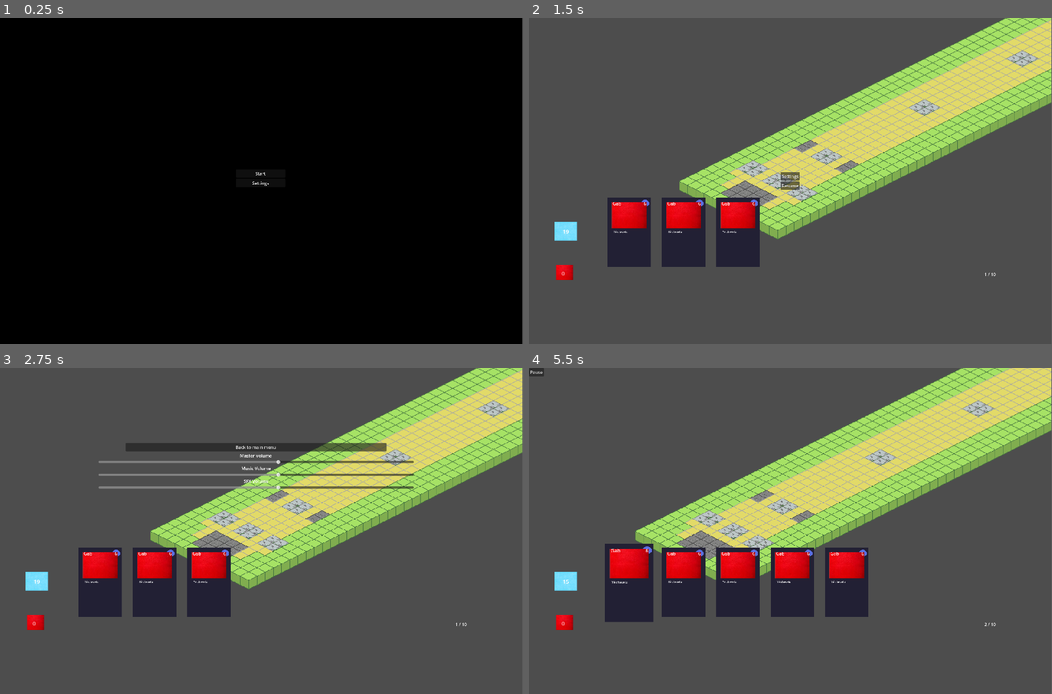
Above: before the commit, frames 1-4 (two rows, left to right).
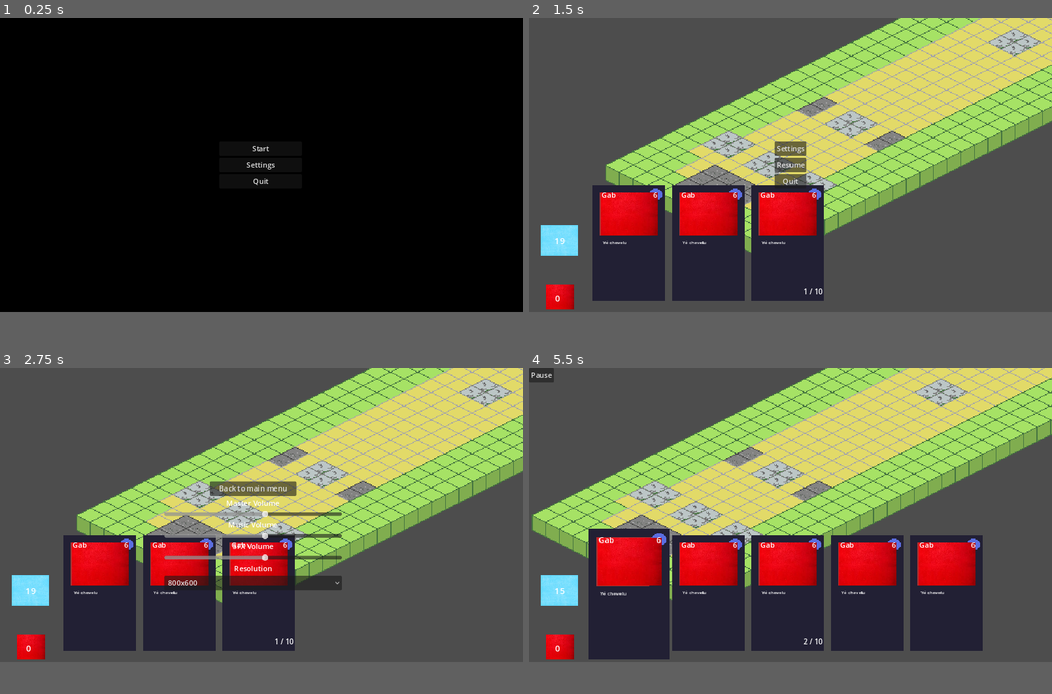
Above: after the commit, the same moments.

Repository: ShroomySquid/LudumDare56
Game: Godot game, scene res://scenes/start_screen.tscn
The game is run twice, just before and just after one commit, with the same random seed, the same clock (stepped at 60 frames per second) and the same inputs.
Inputs (mouse positions are in pixels of both pictures, inside the frame that each line leads up to):
- Up to frame 1 (0.25 s): no input
- Up to frame 2 (1.5 s): click "Start" at 0.5 s; click "Pause" at 1.25 s
- Up to frame 3 (2.75 s): click "Settings" at 2 s
- Up to frame 4 (5.5 s): click (780, 605) at 2.75 s, where only the run after the commit has a clickable "800x600"; click "Back to main menu" at 3.5 s; click "Resume" at 4.25 s; tap Enter at 5 s; move the mouse to (628, 583) at 5.02 s; hold D (right) from 5.03 s (still down); hold B (B) from 5.03 s (still down)
In our replay, the window is 799x499 before the commit and 800x450 after it. These sizes can differ from the game's own. Grey fills any space a smaller window leaves; there, only what the larger window draws over its background counts as a difference.

The runs differ from the first frame. In frame 1, 0.1% of the frame differs, in the area x 47-53%, y 39-52%; in frame 2, 37%; in frame 3, 38%; in frame 4, 47%, in the area x 0-100%, y 0-90%.

Commit message:
fixed somewhat resolution, made game 800x600 by default, added quit option and resolution options

Diff:
--- a/Scripts/card_hand.gd
+++ b/Scripts/card_hand.gd
@@ -39,7 +39,7 @@
 	hand.add_child(new_card)
 	new_card.position = spawn_point.position
 	new_card.position.x += position_decay
-	position_decay += 200
+	position_decay += 175
 	new_card.hand_pos = hand_pos
 	hand_pos += 1
 	render_card(new_card)
--- a/Scripts/game.gd
+++ b/Scripts/game.gd
@@ -1,13 +1,14 @@
 extends Node2D
 
 @onready var is_paused := false
+@onready var settings_on := false
 
 func _ready():
 	$CanvasLayer/MenuContainer.hide()
 	$CanvasLayer/Settings.hide()
 
 func _process(_delta):
-	if Input.is_action_just_pressed("esc"):
+	if Input.is_action_just_pressed("esc") && not settings_on:
 		pause_trigger()
 
 func pause_trigger():
@@ -23,15 +24,22 @@
 		is_paused = true
 
 func _on_pause_btn_pressed():
+	if not settings_on:
 		pause_trigger()
 
 func _on_resume_btn_pressed():
+	if not settings_on:
 		pause_trigger()
 
 func _on_setting_btn_pressed():
+	settings_on = true
 	$CanvasLayer/MenuContainer.hide()
 	$CanvasLayer/Settings.show()
 
 func _on_settings_exit_settings():
+	settings_on = false
 	$CanvasLayer/MenuContainer.show()
 	$CanvasLayer/Settings.hide()
+
+func _on_quit_pressed():
+	get_tree().quit()
--- a/Scripts/settings.gd
+++ b/Scripts/settings.gd
@@ -21,3 +21,11 @@
 
 func _on_main_menu_btn_pressed():
 	exit_settings.emit()
+
+func _on_resolution_dropdown_item_selected(index):
+	if index == 0:
+		DisplayServer.window_set_size(Vector2(1920, 1080))
+	if index == 1:
+		DisplayServer.window_set_size(Vector2(1024, 768))
+	if index == 2:
+		DisplayServer.window_set_size(Vector2(800, 600))
--- a/Scripts/start_screen.gd
+++ b/Scripts/start_screen.gd
@@ -5,6 +5,7 @@
 @onready var menu = $CanvasLayer/MenuContainer
 
 func _ready():
+	DisplayServer.window_set_size(Vector2(800, 600))
 	settings.hide()
 
 func _process(_delta):
@@ -20,3 +21,6 @@
 func _on_settings_exit_settings():
 	menu.show()
 	settings.hide()
+
+func _on_quit_pressed():
+	get_tree().quit()
--- a/project.godot
+++ b/project.godot
@@ -21,8 +21,7 @@
 
 [display]
 
-window/size/viewport_width=1920
-window/size/viewport_height=1200
+window/stretch/mode="canvas_items"
 
 [input]
 
--- a/scenes/card_UI.tscn
+++ b/scenes/card_UI.tscn
@@ -9,15 +9,15 @@
 script = ExtResource("1_kdiqq")
 
 [node name="SpawnPoint" type="Marker2D" parent="."]
-position = Vector2(367, 771)
+position = Vector2(218, 413)
 
 [node name="CardHand" type="Node2D" parent="."]
 
 [node name="Deck" parent="." instance=ExtResource("2_vicgh")]
-position = Vector2(135, 784)
+position = Vector2(66, 424)
 
 [node name="DiscardPile" parent="." instance=ExtResource("3_kw6kb")]
-position = Vector2(131, 938)
+position = Vector2(67, 551)
 
 [node name="Mana" parent="." instance=ExtResource("4_66u4a")]
-position = Vector2(1674, 932)
+position = Vector2(603, 526)
--- a/scenes/game.tscn
+++ b/scenes/game.tscn
@@ -1,11 +1,10 @@
-[gd_scene load_steps=7 format=3 uid="uid://cubm8ayprtkdv"]
+[gd_scene load_steps=6 format=3 uid="uid://cubm8ayprtkdv"]
 
 [ext_resource type="Script" path="res://Scripts/game.gd" id="1_6a6vw"]
 [ext_resource type="PackedScene" uid="uid://bwrhsav1b6hkf" path="res://scenes/settings.tscn" id="2_2jvls"]
 [ext_resource type="Script" path="res://Scripts/player_camera.gd" id="2_47ctw"]
 [ext_resource type="PackedScene" uid="uid://b7wxcfyqsfdki" path="res://single_lane.tscn" id="3_00exx"]
 [ext_resource type="PackedScene" uid="uid://bbb7x8iedogb0" path="res://scenes/card_UI.tscn" id="4_okrk5"]
-[ext_resource type="Script" path="res://scripts/creature_container.gd" id="6_i0m7s"]
 
 [node name="Game" type="Node2D"]
 y_sort_enabled = true
@@ -17,6 +16,9 @@
 script = ExtResource("2_47ctw")
 
 [node name="CanvasLayer" type="CanvasLayer" parent="."]
+
+[node name="CardUI" parent="CanvasLayer" instance=ExtResource("4_okrk5")]
+position = Vector2(1, 65)
 
 [node name="PauseBtn" type="Button" parent="CanvasLayer"]
 offset_right = 53.0
@@ -47,6 +49,10 @@
 layout_mode = 2
 text = "Resume"
 
+[node name="Quit" type="Button" parent="CanvasLayer/MenuContainer"]
+layout_mode = 2
+text = "Quit"
+
 [node name="Settings" parent="CanvasLayer" instance=ExtResource("2_2jvls")]
 visible = false
 offset_left = 362.0
@@ -54,17 +60,15 @@
 offset_right = -399.0
 offset_bottom = -185.0
 
-[node name="CardUI" parent="CanvasLayer" instance=ExtResource("4_okrk5")]
-
 [node name="SingleLane" parent="." instance=ExtResource("3_00exx")]
 
 [node name="CreatureContainer" type="Node2D" parent="."]
 show_behind_parent = true
 z_index = 1
 z_as_relative = false
-script = ExtResource("6_i0m7s")
 
 [connection signal="pressed" from="CanvasLayer/PauseBtn" to="." method="_on_pause_btn_pressed"]
 [connection signal="pressed" from="CanvasLayer/MenuContainer/SettingBtn" to="." method="_on_setting_btn_pressed"]
 [connection signal="pressed" from="CanvasLayer/MenuContainer/ResumeBtn" to="." method="_on_resume_btn_pressed"]
+[connection signal="pressed" from="CanvasLayer/MenuContainer/Quit" to="." method="_on_quit_pressed"]
 [connection signal="exit_settings" from="CanvasLayer/Settings" to="." method="_on_settings_exit_settings"]
--- a/scenes/settings.tscn
+++ b/scenes/settings.tscn
@@ -49,4 +49,23 @@
 max_value = 70.0
 value = 40.0
 
+[node name="ResolutionLbl" type="Label" parent="."]
+layout_mode = 2
+text = "Resolution"
+horizontal_alignment = 1
+
+[node name="ResolutionDropdown" type="OptionButton" parent="."]
+layout_mode = 2
+selected = 2
+item_count = 3
+popup/item_0/text = "1920x1080"
+popup/item_1/text = "1024x768"
+popup/item_1/id = 1
+popup/item_2/text = "800x600"
+popup/item_2/id = 2
+
 [connection signal="pressed" from="MarginContainer/MainMenuBtn" to="." method="_on_main_menu_btn_pressed"]
+[connection signal="value_changed" from="MasterSoundSlider" to="." method="_on_master_sound_slider_value_changed"]
+[connection signal="value_changed" from="MusicSoundSlider" to="." method="_on_music_sound_slider_value_changed"]
+[connection signal="value_changed" from="SFXSoundSlider" to="." method="_on_sfx_sound_slider_value_changed"]
+[connection signal="item_selected" from="ResolutionDropdown" to="." method="_on_resolution_dropdown_item_selected"]
--- a/scenes/start_screen.tscn
+++ b/scenes/start_screen.tscn
@@ -43,6 +43,10 @@
 layout_mode = 2
 text = "Settings"
 
+[node name="Quit" type="Button" parent="CanvasLayer/MenuContainer"]
+layout_mode = 2
+text = "Quit"
+
 [node name="Settings" parent="CanvasLayer" instance=ExtResource("2_20652")]
 offset_left = 387.0
 offset_top = 280.0
@@ -51,4 +55,5 @@
 
 [connection signal="pressed" from="CanvasLayer/MenuContainer/StartBtn" to="." method="_on_start_btn_pressed"]
 [connection signal="pressed" from="CanvasLayer/MenuContainer/SettingsBtn" to="." method="_on_settings_btn_pressed"]
+[connection signal="pressed" from="CanvasLayer/MenuContainer/Quit" to="." method="_on_quit_pressed"]
 [connection signal="exit_settings" from="CanvasLayer/Settings" to="." method="_on_settings_exit_settings"]
Not shown: 1 places in scenes/fire_fist.tscn that only renumber resources
